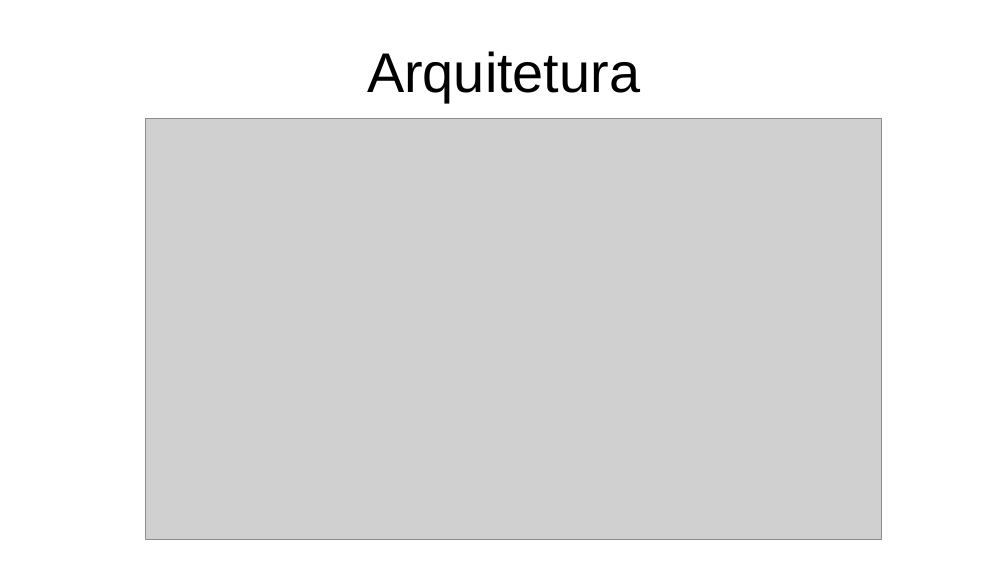
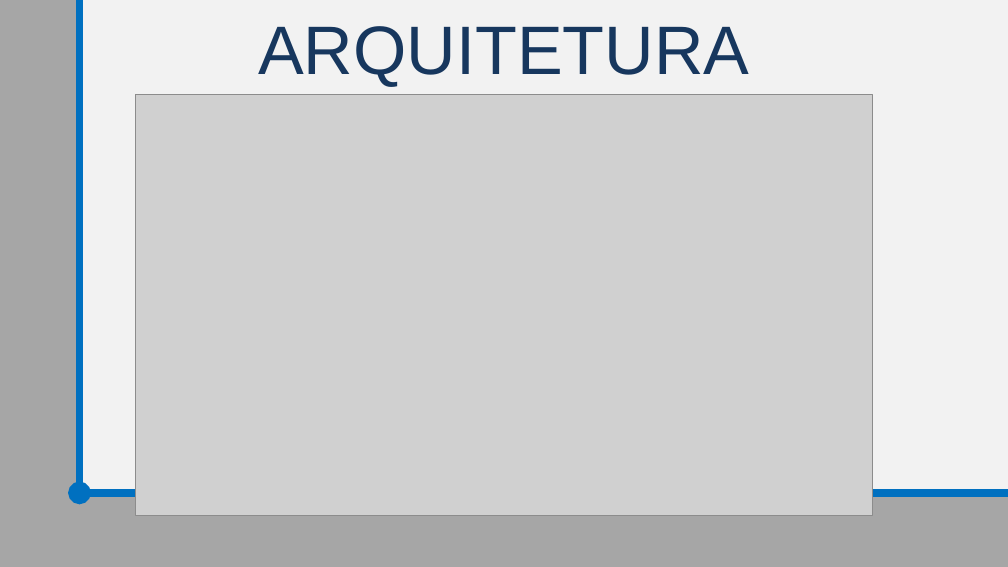
Before and after one commit to TR0NZ0D/Brazil-Career-Hub, a slide deck: slide 6 of Files/TCC - Final/Apresentacao_Final.pptx (slide 4 before the commit). Drawn at 1008x567 pixels with LibreOffice and Linux fonts; fonts in the diff are those of the drawing; grey boxes stand for pictures. Boxes give left, top, right and bottom in pixels: in the first picture for what was removed or moved away, otherwise in the second. Text is boxed around its words. In the diff, an @@ line names an element or a change of style, - is before the commit and + after.

Commit message:
update 1

```diff
--- a/Files/TCC - Final/Apresentacao_Final.pptx
+++ b/Files/TCC - Final/Apresentacao_Final.pptx
@@ background #FFFFFF to #F2F2F2 @@
@@ rectangle added at (x1=0, y1=0, x2=80, y2=567), fill #A6A6A6 @@
@@ rectangle added at (x1=0, y1=0, x2=35, y2=567), fill #A6A6A6 @@
@@ arrow added from (80, 0) to (80, 493), #0070C0 6 pt @@
@@ title at (x1=258, y1=26, x2=749, y2=87): text changed; size 44 to 54 pt; text colour #000000 to #17375E @@
-Arquitetura
+ARQUITETURA
@@ picture moved from (x1=145, y1=119, x2=883, y2=541) to (x1=135, y1=94, x2=873, y2=516) @@
@@ rectangle added at (x1=26, y1=493, x2=1008, y2=567), fill #A6A6A6 @@
@@ line added from (1008, 493) to (80, 493), #0070C0 6 pt @@
```
Also in this commit, not shown: 7 other slides changed, 5 slides added, 3 slides removed.
